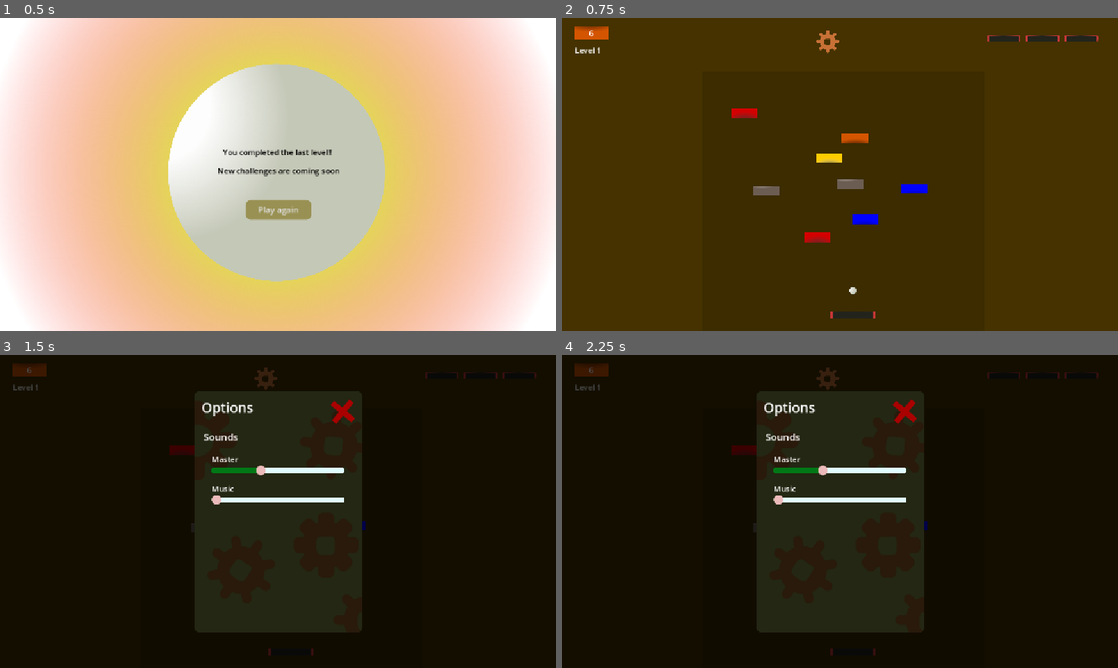
Above: before the commit, frames 1-4 (two rows, left to right).
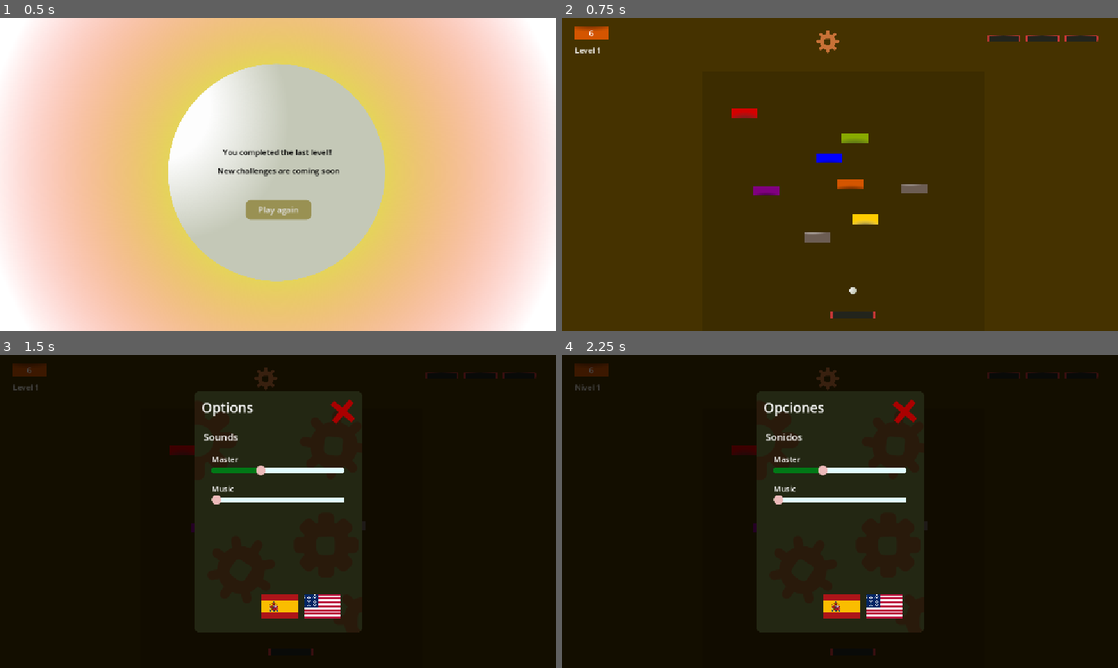
Above: after the commit, the same moments.

Repository: CardozoCasariegoLuciano/Brick_breacker
Game: Godot game, scene res://scenes/no_more_level_scene.tscn
Same seed, same stepped clock (60 frames per second), same inputs: the game is played once before the commit and once after it. This scene is started directly instead of the project's main scene.
Inputs (mouse positions are in pixels of both pictures, inside the frame that each line leads up to):
- Up to frame 1 (0.5 s): no input
- Up to frame 2 (0.75 s): click "Play again" at 0.5 s
- Up to frame 3 (1.5 s): click (266, 376) at 1.25 s
- Up to frame 4 (2.25 s): click (840, 605) at 2.02 s

Frame 1 is identical in both runs. In frame 2, 1.0% of the frame differs, in the area x 34-66%, y 36-72%; in frame 3, 1.1%; in frame 4, 1.3%, in the area x 2-66%, y 9-85%.

Commit message:
Add multi hit briks and fix mobile shot

Diff:
--- a/scenes/Volume_slider.tscn
+++ b/scenes/Volume_slider.tscn
@@ -1,7 +1,7 @@
 [gd_scene load_steps=6 format=3 uid="uid://bd575rm6f037o"]
 
 [ext_resource type="Script" uid="uid://o52nyby3dfug" path="res://scripts/volume_slider.gd" id="1_pt7px"]
-[ext_resource type="Texture2D" uid="uid://cp0iaqnvqkc1q" path="res://assets/slider_icon.png" id="2_jvwyw"]
+[ext_resource type="Texture2D" uid="uid://cp0iaqnvqkc1q" path="res://assets/UI/slider_icon.png" id="2_jvwyw"]
 
 [sub_resource type="StyleBoxFlat" id="StyleBoxFlat_pt7px"]
 draw_center = false
--- a/scenes/ball.tscn
+++ b/scenes/ball.tscn
@@ -1,8 +1,8 @@
 [gd_scene load_steps=6 format=3 uid="uid://c6vqudesphb3p"]
 
 [ext_resource type="Script" uid="uid://803aq7mkuviy" path="res://scripts/ball.gd" id="1_cxlvu"]
-[ext_resource type="Texture2D" uid="uid://bgnymsr8ym1h1" path="res://assets/ball.png" id="2_cxlvu"]
-[ext_resource type="Texture2D" uid="uid://dggw6cb4l08xr" path="res://assets/particles.png" id="3_f7cbr"]
+[ext_resource type="Texture2D" uid="uid://bgnymsr8ym1h1" path="res://assets/playables/ball.png" id="2_cxlvu"]
+[ext_resource type="Texture2D" uid="uid://dggw6cb4l08xr" path="res://assets/playables/particles.png" id="3_f7cbr"]
 
 [sub_resource type="PhysicsMaterial" id="PhysicsMaterial_cxlvu"]
 friction = 0.0
--- a/scenes/blade.tscn
+++ b/scenes/blade.tscn
@@ -1,7 +1,7 @@
 [gd_scene load_steps=6 format=3 uid="uid://dn0l3aowog5wm"]
 
 [ext_resource type="Script" uid="uid://bmrsslpduopmx" path="res://scripts/blade.gd" id="1_l0mm0"]
-[ext_resource type="Texture2D" uid="uid://d3qrtx7yfdums" path="res://assets/blade.png" id="2_l0mm0"]
+[ext_resource type="Texture2D" uid="uid://d3qrtx7yfdums" path="res://assets/playables/blade.png" id="2_l0mm0"]
 
 [sub_resource type="RectangleShape2D" id="RectangleShape2D_8qln7"]
 size = Vector2(92, 16)
--- a/scenes/brick.tscn
+++ b/scenes/brick.tscn
@@ -1,7 +1,7 @@
 [gd_scene load_steps=4 format=3 uid="uid://cxrguhfw66yl0"]
 
 [ext_resource type="Script" uid="uid://boqtl0yjw4lla" path="res://scripts/brick.gd" id="1_0w5h4"]
-[ext_resource type="Texture2D" uid="uid://ckvjjpwlmmkf8" path="res://assets/red_brick.png" id="2_0w5h4"]
+[ext_resource type="Texture2D" uid="uid://ckvjjpwlmmkf8" path="res://assets/bricks/Red/red_brick.png" id="2_0w5h4"]
 
 [sub_resource type="RectangleShape2D" id="RectangleShape2D_jurt7"]
 size = Vector2(54, 20)
--- a/scenes/defeat_modal.tscn
+++ b/scenes/defeat_modal.tscn
@@ -2,7 +2,7 @@
 
 [ext_resource type="Script" uid="uid://q6twbljaaq8c" path="res://scripts/defeat_modal.gd" id="1_angr3"]
 [ext_resource type="AudioStream" uid="uid://bkdkbtiaxejy8" path="res://assets/sounds/defeath2.ogg" id="2_3rofj"]
-[ext_resource type="Texture2D" uid="uid://dnfdbyabovvrp" path="res://assets/defeath_modal.png" id="2_rqep7"]
+[ext_resource type="Texture2D" uid="uid://dnfdbyabovvrp" path="res://assets/UI/defeath_modal.png" id="2_rqep7"]
 
 [sub_resource type="StyleBoxFlat" id="StyleBoxFlat_rqep7"]
 bg_color = Color(0.18, 0.18, 0.18, 1)
--- a/scenes/level_1.tscn
+++ b/scenes/level_1.tscn
@@ -71,36 +71,41 @@
 [node name="brick4" parent="Bricks" instance=ExtResource("5_4nkto")]
 position = Vector2(528, 454)
 rotation = 3.14159
+brick_color = 5
+hits_point = 4
 
 [node name="brick5" parent="Bricks" instance=ExtResource("5_4nkto")]
 position = Vector2(597, 343)
 rotation = 3.14159
-brick_color = 5
+brick_color = 4
+hits_point = 3
 
 [node name="brick6" parent="Bricks" instance=ExtResource("5_4nkto")]
 position = Vector2(627, 416)
 rotation = 3.14159
-brick_color = 2
+brick_color = 6
+hits_point = 2
 
 [node name="brick7" parent="Bricks" instance=ExtResource("5_4nkto")]
 position = Vector2(423, 357)
 rotation = 3.14159
-brick_color = 5
+brick_color = 3
+hits_point = 3
 
 [node name="brick8" parent="Bricks" instance=ExtResource("5_4nkto")]
 position = Vector2(606, 248)
 rotation = 3.14159
-brick_color = 4
+brick_color = 1
 
 [node name="brick9" parent="Bricks" instance=ExtResource("5_4nkto")]
 position = Vector2(553, 289)
 rotation = 3.14159
-brick_color = 6
+brick_color = 2
 
 [node name="brick10" parent="Bricks" instance=ExtResource("5_4nkto")]
 position = Vector2(730, 353)
 rotation = 3.14159
-brick_color = 2
+brick_color = 5
 
 [node name="brick11" parent="Bricks" instance=ExtResource("5_4nkto")]
 position = Vector2(377, 197)
--- a/scenes/level_ui.tscn
+++ b/scenes/level_ui.tscn
@@ -1,8 +1,8 @@
 [gd_scene load_steps=4 format=3 uid="uid://cp4ysh3g487rj"]
 
 [ext_resource type="Script" uid="uid://b66kwoo1s5uek" path="res://scripts/level_ui.gd" id="1_exbfu"]
-[ext_resource type="Texture2D" uid="uid://b5yjt608b1a3e" path="res://assets/orange_brick.png" id="2_qvfhj"]
-[ext_resource type="Texture2D" uid="uid://coqu4xg6x5r7u" path="res://assets/options_cogs.png" id="3_lodbe"]
+[ext_resource type="Texture2D" uid="uid://b5yjt608b1a3e" path="res://assets/bricks/Orange/orange_brick.png" id="2_qvfhj"]
+[ext_resource type="Texture2D" uid="uid://coqu4xg6x5r7u" path="res://assets/UI/options_cogs.png" id="3_lodbe"]
 
 [node name="Level_UI" type="Control"]
 layout_mode = 3
--- a/scenes/menu.tscn
+++ b/scenes/menu.tscn
@@ -1,9 +1,7 @@
-[gd_scene load_steps=7 format=3 uid="uid://cyfa10nejlt17"]
+[gd_scene load_steps=5 format=3 uid="uid://cyfa10nejlt17"]
 
 [ext_resource type="Script" uid="uid://bjpwyq6jt80co" path="res://scripts/menu.gd" id="1_yqeox"]
-[ext_resource type="Texture2D" uid="uid://b2sqnxexxjn0c" path="res://assets/menu_bg.png" id="2_vjb58"]
-[ext_resource type="Texture2D" uid="uid://cuf0pxda4xxvb" path="res://assets/Flag_of_the_United_States.png" id="3_mhnvy"]
-[ext_resource type="Texture2D" uid="uid://x6i0niqtoc14" path="res://assets/Flag_of_Spain.png" id="4_4ytvr"]
+[ext_resource type="Texture2D" uid="uid://b2sqnxexxjn0c" path="res://assets/UI/menu_bg.png" id="2_vjb58"]
 
 [sub_resource type="StyleBoxFlat" id="StyleBoxFlat_con2f"]
 bg_color = Color(0, 0.32549, 0.345098, 1)
@@ -60,24 +58,6 @@
 theme_override_font_sizes/font_size = 50
 text = "Brick Breacker"
 
-[node name="TextureButton" type="TextureButton" parent="."]
-layout_mode = 0
-offset_left = 960.0
-offset_top = 580.0
-offset_right = 1710.0
-offset_bottom = 1080.0
-scale = Vector2(0.101252, 0.101252)
-texture_normal = ExtResource("4_4ytvr")
-
-[node name="TextureButton2" type="TextureButton" parent="."]
-layout_mode = 0
-offset_left = 1059.0
-offset_top = 579.0
-offset_right = 3059.0
-offset_bottom = 1632.0
-scale = Vector2(0.0378764, 0.0481459)
-texture_normal = ExtResource("3_mhnvy")
-
 [node name="Play_button" type="Button" parent="."]
 layout_mode = 1
 anchors_preset = 8
@@ -116,7 +96,5 @@
 theme_override_styles/normal = SubResource("StyleBoxFlat_vjb58")
 text = "menu_btn_options"
 
-[connection signal="button_down" from="TextureButton" to="." method="_on_change_lang_to_ES"]
-[connection signal="button_down" from="TextureButton2" to="." method="_on_change_lang_to_EN"]
 [connection signal="button_down" from="Play_button" to="." method="_on_button_down"]
 [connection signal="button_down" from="Options_button" to="." method="_on_options_button"]
--- a/scenes/mobile_controller.tscn
+++ b/scenes/mobile_controller.tscn
@@ -1,6 +1,8 @@
-[gd_scene load_steps=2 format=3 uid="uid://dlihb0q2ikjo6"]
+[gd_scene load_steps=3 format=3 uid="uid://dlihb0q2ikjo6"]
 
 [sub_resource type="CanvasTexture" id="CanvasTexture_a8yvl"]
+
+[sub_resource type="CanvasTexture" id="CanvasTexture_lb74v"]
 
 [node name="MobileController" type="CanvasLayer"]
 
@@ -10,6 +12,13 @@
 texture_normal = SubResource("CanvasTexture_a8yvl")
 action = "left"
 
+[node name="shot" type="TouchScreenButton" parent="."]
+modulate = Color(1, 1, 1, 0)
+position = Vector2(426, 1)
+scale = Vector2(299, 645)
+texture_normal = SubResource("CanvasTexture_lb74v")
+action = "action"
+
 [node name="Right" type="TouchScreenButton" parent="."]
 modulate = Color(1, 1, 1, 0)
 position = Vector2(726, 0)
--- a/scenes/no_more_level_scene.tscn
+++ b/scenes/no_more_level_scene.tscn
@@ -1,7 +1,7 @@
 [gd_scene load_steps=7 format=3 uid="uid://deoubm5ydk808"]
 
 [ext_resource type="Script" uid="uid://codp1acd50i14" path="res://scripts/no_more_level_scene.gd" id="1_auwwl"]
-[ext_resource type="Texture2D" uid="uid://ck74raq43frf" path="res://assets/victory_bg.png" id="1_nga2m"]
+[ext_resource type="Texture2D" uid="uid://ck74raq43frf" path="res://assets/UI/victory_bg.png" id="1_nga2m"]
 [ext_resource type="PackedScene" uid="uid://ccipepny7crpc" path="res://scenes/level_1.tscn" id="2_syebl"]
 [ext_resource type="AudioStream" uid="uid://d3myjix7lgsnj" path="res://assets/sounds/success.ogg" id="4_myfo7"]
 
--- a/scenes/options_menu.tscn
+++ b/scenes/options_menu.tscn
@@ -1,9 +1,11 @@
-[gd_scene load_steps=5 format=3 uid="uid://b36nrpa1eshsx"]
+[gd_scene load_steps=7 format=3 uid="uid://b36nrpa1eshsx"]
 
 [ext_resource type="Script" uid="uid://damfp3ul6a5v3" path="res://scripts/options_menu.gd" id="1_hm4m4"]
 [ext_resource type="PackedScene" uid="uid://bd575rm6f037o" path="res://scenes/Volume_slider.tscn" id="1_liyum"]
-[ext_resource type="Texture2D" uid="uid://l0fr2khaiyd0" path="res://assets/menu_options.png" id="2_hm4m4"]
-[ext_resource type="Texture2D" uid="uid://b8qanhailmek3" path="res://assets/close_X.png" id="4_lfjc7"]
+[ext_resource type="Texture2D" uid="uid://l0fr2khaiyd0" path="res://assets/UI/menu_options.png" id="2_hm4m4"]
+[ext_resource type="Texture2D" uid="uid://b8qanhailmek3" path="res://assets/UI/close_X.png" id="4_lfjc7"]
+[ext_resource type="Texture2D" uid="uid://x6i0niqtoc14" path="res://assets/UI/Flag_of_Spain.png" id="5_dhn0l"]
+[ext_resource type="Texture2D" uid="uid://cuf0pxda4xxvb" path="res://assets/UI/Flag_of_the_United_States.png" id="6_k61yy"]
 
 [node name="Options_menu" type="CanvasLayer"]
 process_mode = 3
@@ -76,4 +78,33 @@
 mouse_default_cursor_shape = 2
 texture_normal = ExtResource("4_lfjc7")
 
+[node name="SpanishButton" type="TextureButton" parent="."]
+anchors_preset = 8
+anchor_left = 0.5
+anchor_top = 0.5
+anchor_right = 0.5
+anchor_bottom = 0.5
+offset_left = -34.9999
+offset_top = 170.0
+offset_right = 715.0
+offset_bottom = 670.0
+grow_horizontal = 2
+grow_vertical = 2
+scale = Vector2(0.101252, 0.101252)
+mouse_default_cursor_shape = 2
+texture_normal = ExtResource("5_dhn0l")
+
+[node name="EnglishButton" type="TextureButton" parent="."]
+offset_left = 629.0
+offset_top = 494.0
+offset_right = 2629.0
+offset_bottom = 1547.0
+scale = Vector2(0.0378764, 0.0481459)
+size_flags_horizontal = 4
+size_flags_vertical = 4
+mouse_default_cursor_shape = 2
+texture_normal = ExtResource("6_k61yy")
+
 [connection signal="button_down" from="TextureButton" to="." method="_on_close_button"]
+[connection signal="button_down" from="SpanishButton" to="." method="_on_change_lang_to_ES"]
+[connection signal="button_down" from="EnglishButton" to="." method="_on_change_lang_to_EN"]
--- a/scripts/ball.gd
+++ b/scripts/ball.gd
@@ -34,7 +34,7 @@
 				emit_sound(preload("res://assets/sounds/ball_hit1.ogg"))
 
 func _input(event: InputEvent) -> void:
-	if event.is_action_pressed("ui_select"):
+	if event.is_action_pressed("action"):
 		static_mode["active"] = false
 
 func handle_blade_collition(collition: KinematicCollision2D):
--- a/scripts/brick.gd
+++ b/scripts/brick.gd
@@ -3,7 +3,7 @@
 
 @onready var collision_shape_2d: CollisionShape2D = $CollisionShape2D
 @onready var sprite: Sprite2D = $Sprite2D
-
+var texture_hits_folder
 enum Bricks_color {RED, GREEN, BLUE, PURPLE, ORANGE, INDESTRUCTIBLE, YELLOW }
 
 @export var brick_color: Bricks_color:
@@ -11,20 +11,27 @@
 		brick_color = value
 		match value:
 			Bricks_color.RED:
-				texture_selected = preload("res://assets/red_brick.png")
+				texture_selected = preload("res://assets/bricks/Red/red_brick.png")
+				texture_hits_folder = "res://assets/bricks/Red/"
 			Bricks_color.GREEN:
-				texture_selected = preload("res://assets/green_brick.png")
+				texture_selected = preload("res://assets/bricks/Green/green_brick.png")
+				texture_hits_folder = "res://assets/bricks/Green/"
 			Bricks_color.BLUE:
-				texture_selected = preload("res://assets/blue_brick.png")
+				texture_selected = preload("res://assets/bricks/Blue/blue_brick.png")
+				texture_hits_folder = "res://assets/bricks/Blue/"
 			Bricks_color.PURPLE:
-				texture_selected = preload("res://assets/purple_brick.png")
+				texture_selected = preload("res://assets/bricks/Purple/purple_brick.png")
+				texture_hits_folder = "res://assets/bricks/Purple/"
 			Bricks_color.ORANGE:
-				texture_selected = preload("res://assets/orange_brick.png")
+				texture_selected = preload("res://assets/bricks/Orange/orange_brick.png")
+				texture_hits_folder = "res://assets/bricks/Orange/"
 			Bricks_color.YELLOW:
-				texture_selected = preload("res://assets/yellow_brick.png")
+				texture_selected = preload("res://assets/bricks/Yellow/yellow_brick.png")
+				texture_hits_folder = "res://assets/bricks/Yellow/"
 			Bricks_color.INDESTRUCTIBLE:
-				texture_selected = preload("res://assets/indestructible_brick.png")
-
+				texture_selected = preload("res://assets/bricks/Indestructible/indestructible_brick.png")
+@export_range(1, 4, 1) var hits_point: int = 1
+var current_hits_point: int
 var texture_selected: Texture2D
 
 
@@ -32,17 +39,34 @@
 	if(brick_color == 0):
 		brick_color = Bricks_color.RED
 	sprite.texture = texture_selected
+	current_hits_point = hits_point
 
 func hit() -> Resource:
 	if(not brick_color == Bricks_color.INDESTRUCTIBLE):
-		collision_shape_2d.disabled = true
-		var tween: Tween = get_tree().create_tween()
-		tween.tween_property(self,"scale", Vector2(1.1,1.1), 0.1)
-		tween.tween_property(self,"scale", Vector2(0.1,0.1), 0.1)
-		tween.tween_callback(delete)
+		current_hits_point -= 1
+		if(current_hits_point <= 0):
+			collision_shape_2d.disabled = true
+			var tween: Tween = get_tree().create_tween()
+			tween.tween_property(self,"scale", Vector2(1.1,1.1), 0.1)
+			tween.tween_property(self,"scale", Vector2(0.1,0.1), 0.1)
+			tween.tween_callback(delete)
+		else:
+			sprite.texture = get_texture_by_hit_points()
 		return preload("res://assets/sounds/ball_hit4.ogg")
 	else:
 		return  preload("res://assets/sounds/ball_hit3.ogg")
 
+func get_texture_by_hit_points():
+	match current_hits_point:
+		1:
+			return load(texture_hits_folder + "hit_3.png")
+		2:
+			return load(texture_hits_folder + "hit_2.png")
+		3:
+			return load(texture_hits_folder + "hit_1.png")
+		_:
+			print("Bricks only can be hitten 3 times")
+
+
 func delete():
 	queue_free()
--- a/scripts/level.gd
+++ b/scripts/level.gd
@@ -56,37 +56,24 @@
 	var marker_position = initial_position.position
 	blade_instance.position = marker_position
 	ball_instance.position = Vector2(marker_position.x,marker_position.y - 50)
+	playables.call_deferred("add_child",blade_instance)
 	playables.call_deferred("add_child",ball_instance)
-	playables.call_deferred("add_child",blade_instance)
+
 
 func remove_playables():
 	for node in playables.get_children():
 		playables.remove_child(node)
 
-#TODO: Crear los sprites de:
-	#Modal de opciones
-	#La X para cerrar el modal
-	#El icono del engranaje para la UI
+#TODO: Agregar que caigan poderes de los bloques
 
 
-
-
-#TODO: Agregar que caigan poderes de los bloques
 #TODO: Agregar un puntaje
 #		EJ, mas puntos con combos de rebotes
 #		Guardar los puntajes de cada jugadore
-#TODO: Agregar bloques que requieran mas de un golpe
 #TODO: Agregar mas niveles
 #TODO: Agregar multijugador local (una en la parte de abajo y otro en la de arriba, cada uno con su pelota
 #		pero con los mismos bloques)
 
 
-
-#Para el proximo update:
-#- Agregado menu de inicio y de opciones
-#- Mejorado el visual de los niveles
-#- Ajuste a los niveles deacuerdo a sus dificultades
-#- Ajustados los bordes de la paleta para que sea mas probable que rebote para arriba
-#- Mas de una vida para cada nivel
-#- La pelota no se dispara de una
-#- Multi idioma
+#Agregados bloques con mucha vida
+#Fix disparar con el celu
--- a/scripts/level_ui.gd
+++ b/scripts/level_ui.gd
@@ -6,7 +6,7 @@
 @onready var bricks: Label = $TextureRect/bricks
 @onready var hp_container: Node2D = $HP_Container
 
-const HP_texture = "res://assets/blade.png"
+const HP_texture = "res://assets/playables/blade.png"
 
 func _ready() -> void:
 	Global.on_level_change.connect(update_level)
--- a/scripts/menu.gd
+++ b/scripts/menu.gd
@@ -5,14 +5,6 @@
 	get_tree().change_scene_to_file("res://scenes/level_1.tscn")
 
 
-func _on_change_lang_to_EN() -> void:
-	TranslationServer.set_locale("en")
-
-
-func _on_change_lang_to_ES() -> void:
-	TranslationServer.set_locale("es")
-
-
 func _on_options_button() -> void:
 	var panel = preload("res://scenes/options_menu.tscn").instantiate()
 	add_child(panel)
--- a/scripts/options_menu.gd
+++ b/scripts/options_menu.gd
@@ -1,4 +1,11 @@
 extends CanvasLayer
+
+
+func _on_change_lang_to_EN() -> void:
+	TranslationServer.set_locale("en")
+
+func _on_change_lang_to_ES() -> void:
+	TranslationServer.set_locale("es")
 
 
 func _on_close_button() -> void:
Not shown, removed: assets/Flag_of_Spain.png.import
Not shown, removed: assets/Flag_of_the_United_States.png.import
Renamed: assets/Flag_of_Spain.png -> assets/UI/Flag_of_Spain.png
Not shown, added: assets/UI/Flag_of_Spain.png.import
Renamed: assets/Flag_of_the_United_States.png -> assets/UI/Flag_of_the_United_States.png
Not shown, added: assets/UI/Flag_of_the_United_States.png.import
Renamed: assets/close_X.png -> assets/UI/close_X.png
Not shown, added: assets/UI/close_X.png.import
Renamed: assets/defeath_modal.png -> assets/UI/defeath_modal.png
Not shown, added: assets/UI/defeath_modal.png.import
Renamed: assets/menu_bg.png -> assets/UI/menu_bg.png
Not shown, added: assets/UI/menu_bg.png.import
(and 81 more such lines)
